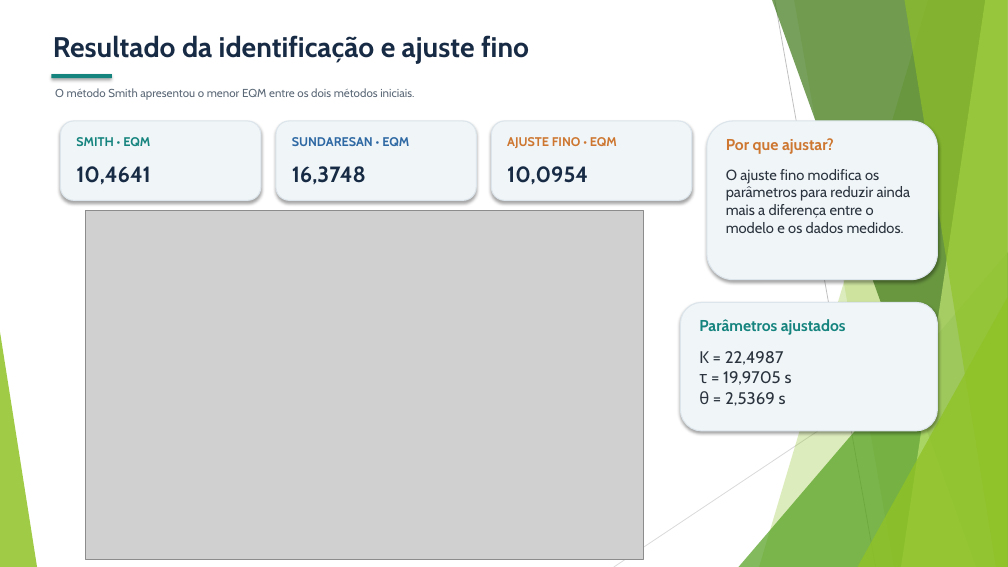
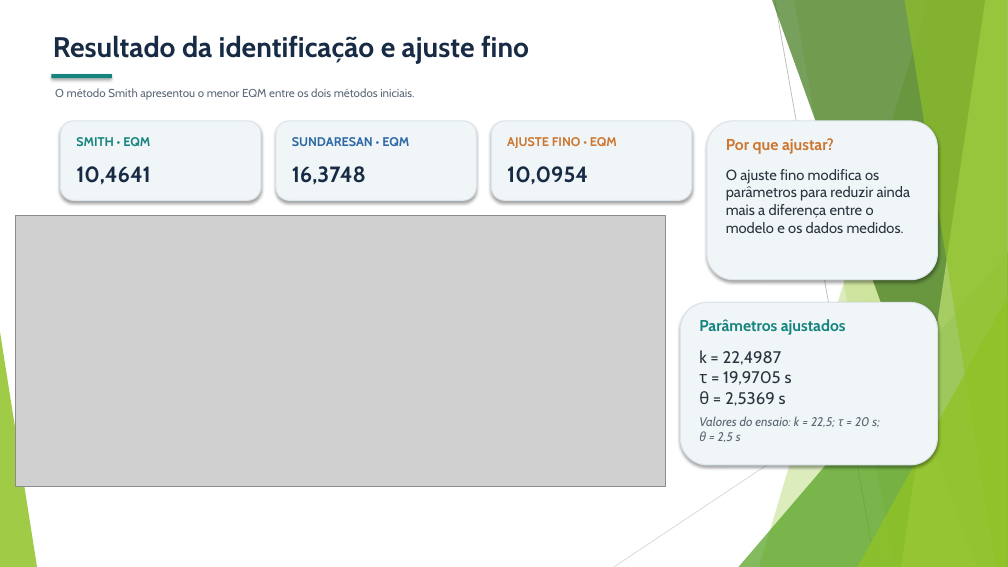
Before and after one commit to MariaRitaRR/projeto-de-embarcados-c13, a slide deck: slide 10 of Slides_Projeto_C13_1.pptx. Drawn at 1008x567 pixels with LibreOffice and Linux fonts; fonts in the diff are those of the drawing; grey boxes stand for pictures. Boxes give left, top, right and bottom in pixels: in the first picture for what was removed or moved away, otherwise in the second. Text is boxed around its words. In the diff, an @@ line names an element or a change of style, - is before the commit and + after.

```diff
--- a/Slides_Projeto_C13_1.pptx
+++ b/Slides_Projeto_C13_1.pptx
@@ picture: place and size @@
-picture at [85, 210, 644, 559]
+picture at [16, 216, 665, 486]
@@ rounded rectangle: place and size @@
-rounded rectangle at [681, 302, 938, 431]
+rounded rectangle at [681, 302, 938, 465]
@@ text at [699, 350, 880, 442]: text changed; size 16 to 12 pt; text colour #2B343E to #5A6772; italic on @@
-K = 22,4987
-τ = 19,9705 s
-θ = 2,5369 s
+k = 22,4987
+τ = 19,9705 s
+θ = 2,5369 s
+Valores do ensaio: k = 22,5; τ = 20 s; θ = 2,5 s
```
Also in this commit, not shown: 3 other slides changed, 1 slide added, 1 slide removed.
